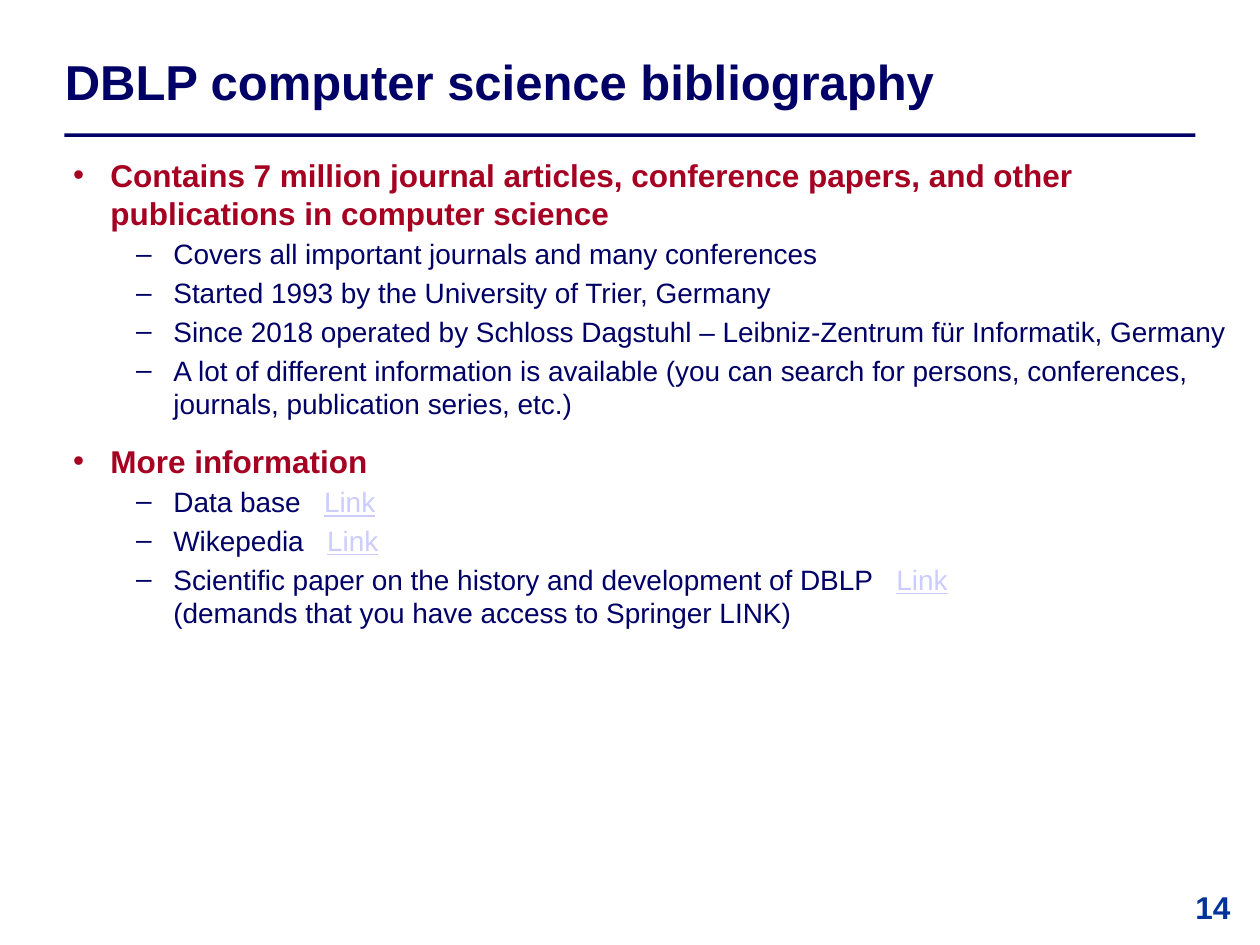
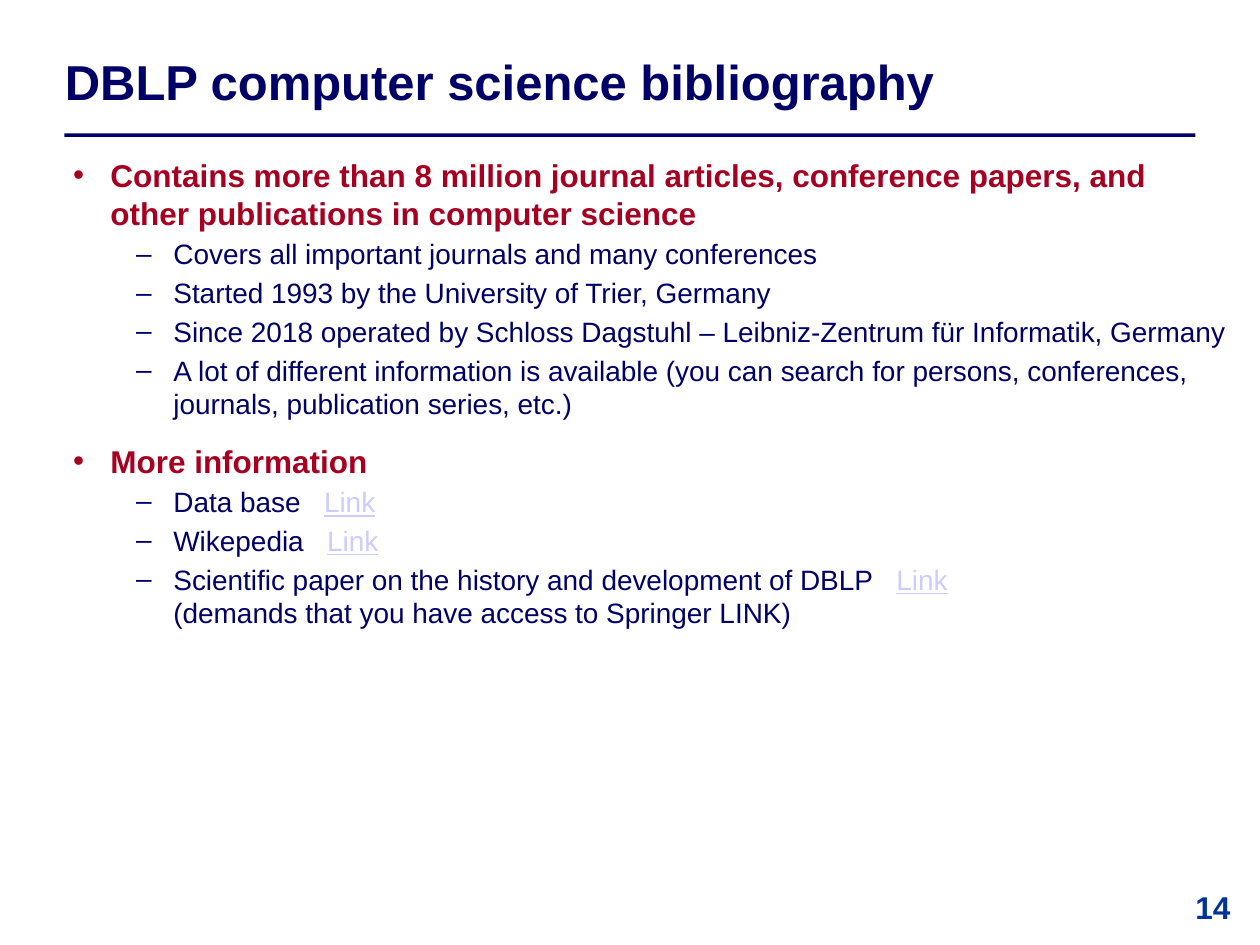
Before and after one commit to IntProgAU/Materiale, a slide deck: slide 14 of web/b26/3 Publication Traditions.pptx. Drawn at 1260x945 pixels with LibreOffice and Linux fonts; fonts in the diff are those of the drawing. Boxes give left, top, right and bottom in pixels: in the first picture for what was removed or moved away, otherwise in the second. Text is boxed around its words. In the diff, an @@ line names an element or a change of style, - is before the commit and + after.

```diff
--- a/web/b26/3 Publication Traditions.pptx
+++ b/web/b26/3 Publication Traditions.pptx
@@ text at (110,164,1146,231): text changed @@
-  • Contains 7 million journal articles, conference papers, and other publications in computer science
+  • Contains more than 8 million journal articles, conference papers, and other publications in computer science
```
Also in this commit, not shown: 4 other slides changed.
